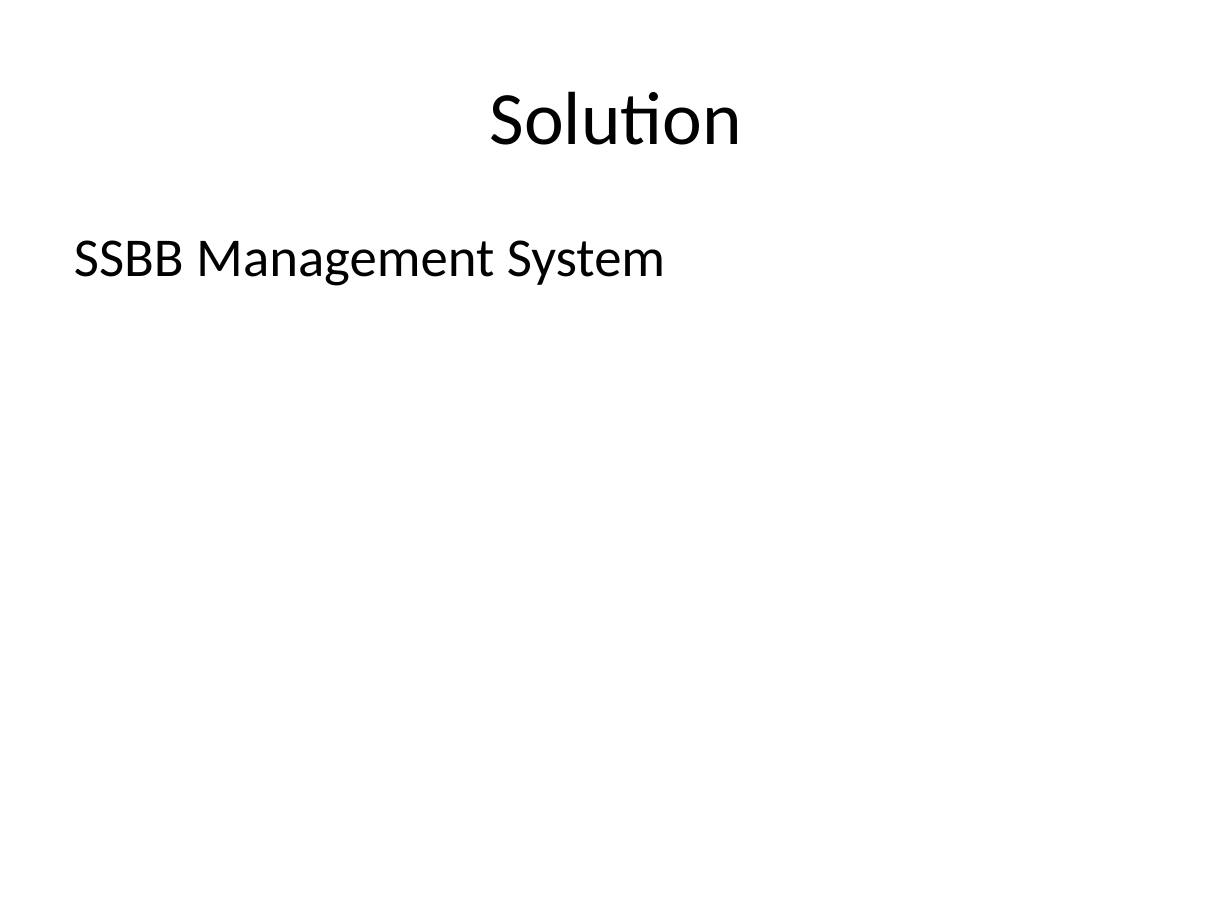
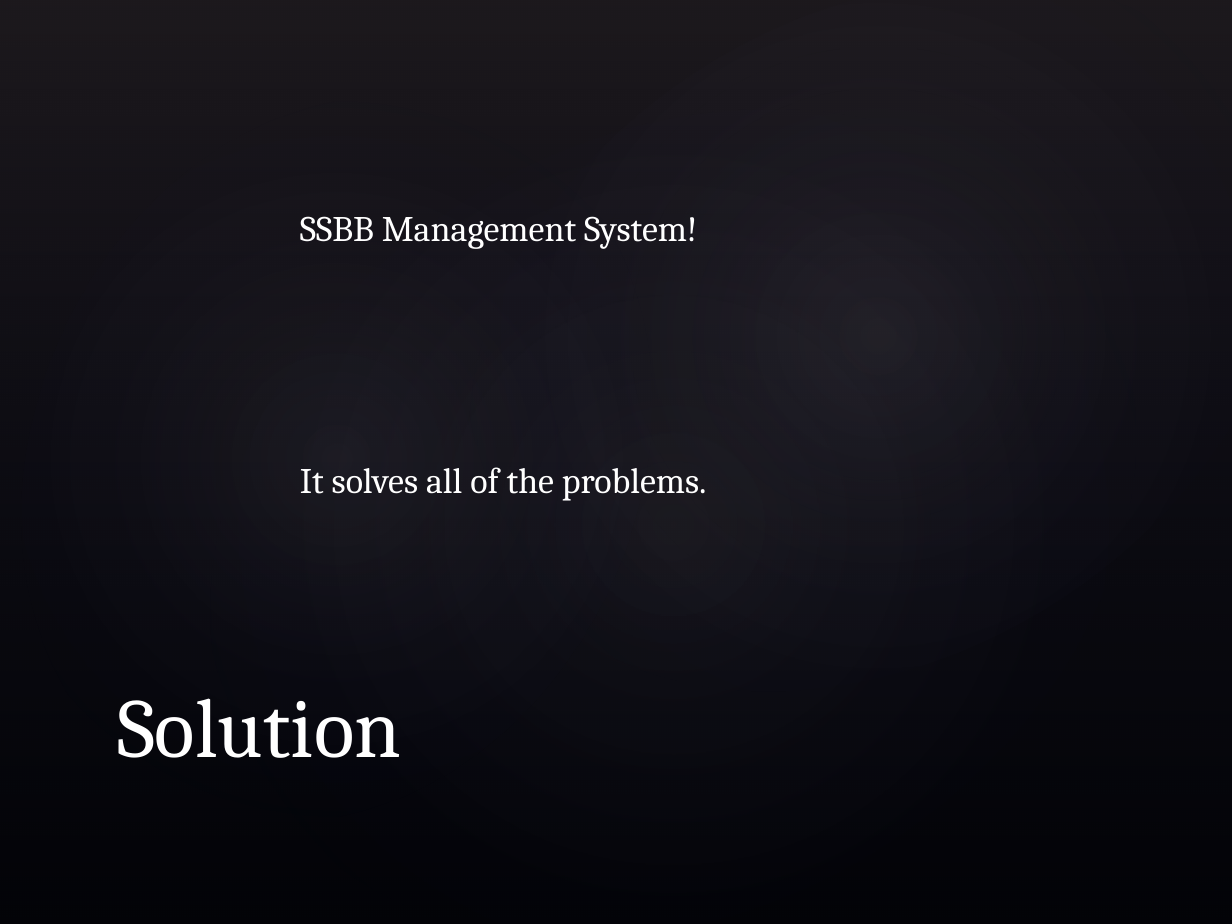
Before and after one commit to krenztr/Super-Smash-Bros-Database, a slide deck: slide 3 of Doc/SSBB.pptx. Drawn at 1232x924 pixels with LibreOffice and Linux fonts; fonts in the diff are those of the drawing; background and template pictures are left out. Boxes give left, top, right and bottom in pixels: in the first picture for what was removed or moved away, otherwise in the second. Text is boxed around its words. In the diff, an @@ line names an element or a change of style, - is before the commit and + after.

```diff
--- a/Doc/SSBB.pptx
+++ b/Doc/SSBB.pptx
@@ background #FFFFFF to picture (left out) @@
@@ rectangle added at (0, 0, 1232, 924), fill gradient #504652 to #242852 @@
@@ ellipse added at (0, 0, 765, 924), fill gradient #C4BCC6 to #242852 @@
@@ ellipse added at (56, 0, 1232, 924), fill gradient #C4BCC6 to #242852 @@
@@ ellipse added at (338, 0, 1232, 837), fill gradient #C4BCC6 to #242852 @@
@@ text "SSBB Management System!" at (300, 216, 707, 501): vertical alignment top to middle @@
@@ text at (300, 216, 707, 501): text changed; size 32 to 21 pt; font Calibri to Cambria; text colour #000000 to #FFFFFF @@
-SSBB Management System
+SSBB Management System!
+It solves all of the problems.
@@ title "Solution": place and size @@
-title "Solution" at (490, 91, 742, 145)
+title "Solution" at (117, 698, 401, 758)
@@ title "Solution" at (117, 698, 401, 758): size 44 to 49 pt, font Calibri to Cambria, text colour #000000 to #FFFFFF; alignment centre to left; vertical alignment middle to bottom @@
```
Also in this commit, not shown: 6 other slides changed, 6 other files.
